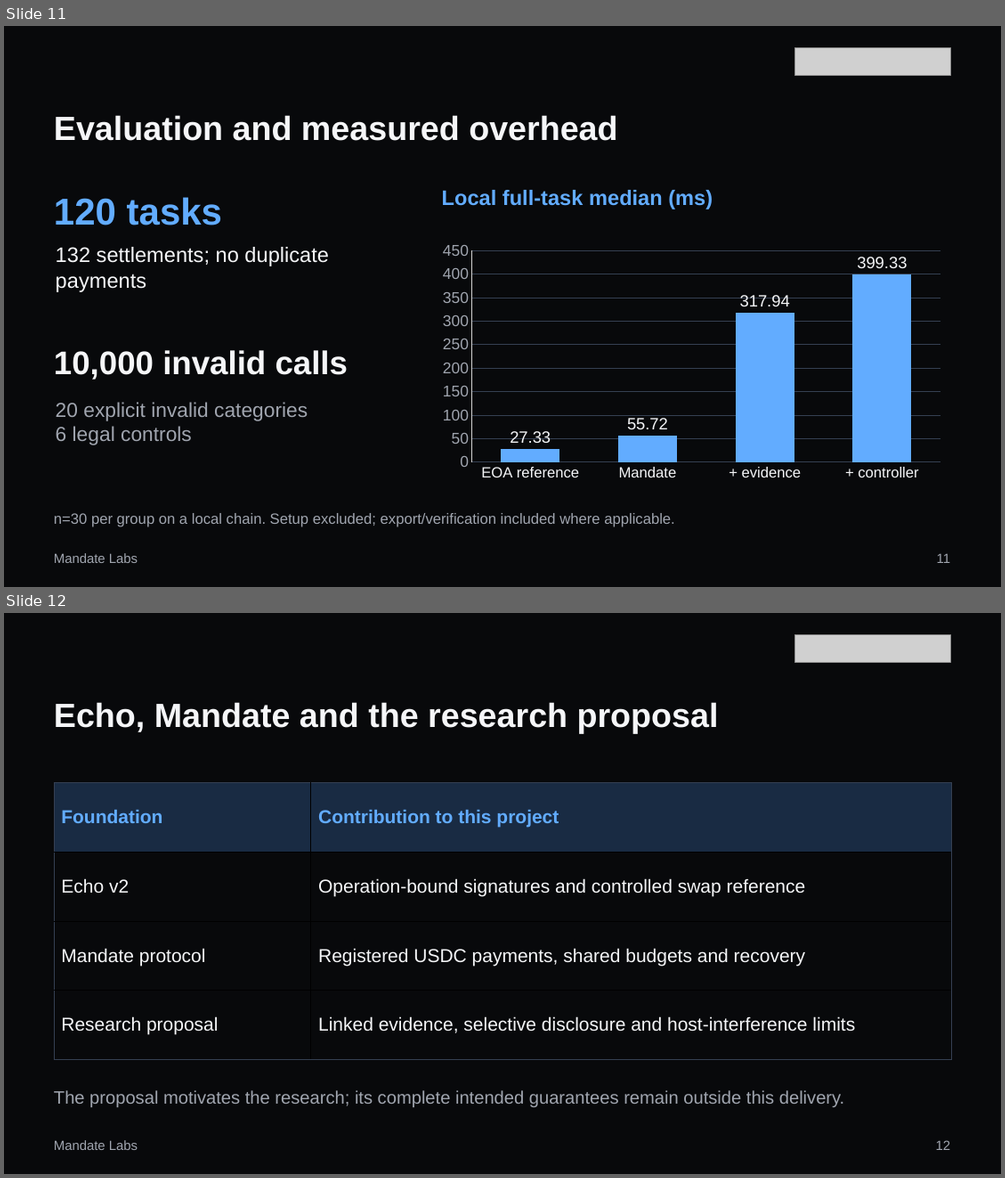
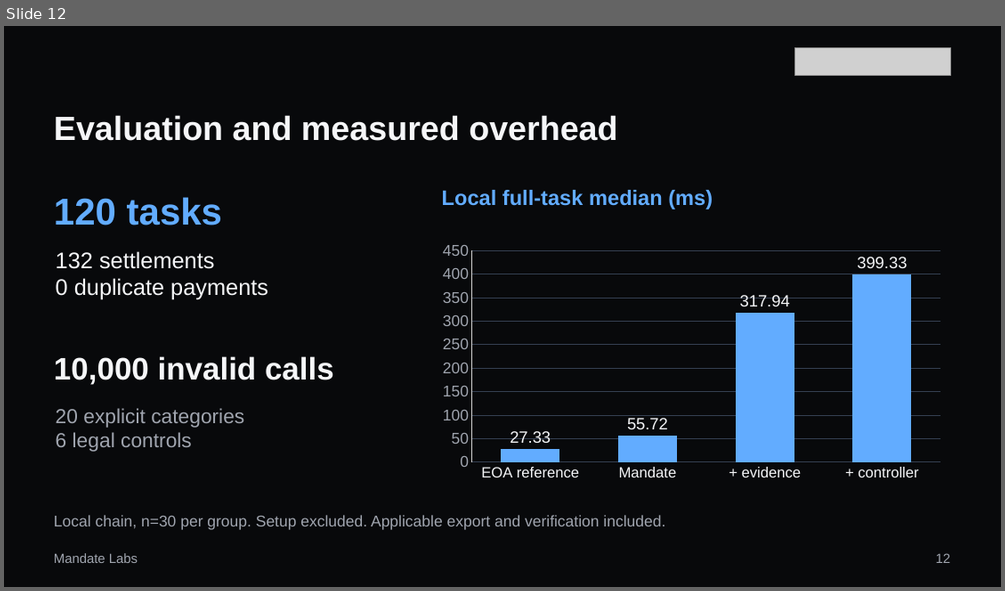
Before and after one commit to MandateLabs666/mandate-wallet, a slide deck: competition/submission-2026-10-20/presentation/mandate-wallet-10min-final.pptx. Shown one above the other, each under a label of ours: slides 11 and 12 before the commit, slide 12 after it. The pictures are 1005x1178 and 1005x591 pixels, drawn with LibreOffice and Linux fonts; fonts in the diff are those of the drawing; grey boxes stand for pictures. Boxes give left, top, right and bottom in pixels: in the first picture for what was removed or moved away, otherwise in the second. Text is boxed around its words. In the diff, an @@ line names an element or a change of style, - is before the commit and + after.

```diff
--- a/competition/submission-2026-10-20/presentation/mandate-wallet-10min-final.pptx
+++ b/competition/submission-2026-10-20/presentation/mandate-wallet-10min-final.pptx
@@ slide 12 removed at bbox=[4, 613, 1001, 1174], background #08090B @@
@@ picture removed at bbox=[794, 634, 950, 662] @@
@@ text removed at bbox=[54, 702, 719, 734] @@
-Echo, Mandate and the research proposal
@@ table removed at bbox=[54, 783, 952, 1060], 4 rows, 2 columns @@
-Foundation | Contribution to this project
-Echo v2 | Operation-bound signatures and controlled swap reference
-Mandate protocol | Registered USDC payments, shared budgets and recovery
-Research proposal | Linked evidence, selective disclosure and host-interference limits
@@ text removed at bbox=[54, 1090, 844, 1107] @@
-The proposal motivates the research; its complete intended guarantees remain outside this delivery.
@@ text removed at bbox=[54, 1140, 138, 1150] @@
-Mandate Labs
@@ text removed at bbox=[936, 1140, 951, 1150] @@
-12
@@ what was slide 11 is now slide 12 @@
@@ slide 12 changed as well @@
@@ text at bbox=[56, 251, 268, 300]: text changed; size 20.2 to 21.8 pt @@
-132 settlements; no duplicate payments
+132 settlements
+0 duplicate payments
@@ text "10,000 invalid calls": place and size @@
-text "10,000 invalid calls" at bbox=[54, 350, 348, 379]
+text "10,000 invalid calls" at bbox=[54, 356, 334, 385]
@@ text "10,000 invalid calls" at bbox=[54, 356, 334, 385]: size 31.5 to 30 pt @@
@@ text at bbox=[56, 408, 244, 427]: text changed @@
-20 explicit invalid categories
+20 explicit categories
@@ text at bbox=[54, 515, 665, 530]: text changed; size 14.2 to 15 pt @@
-n=30 per group on a local chain. Setup excluded; export/verification included where applicable.
+Local chain, n=30 per group. Setup excluded. Applicable export and verification included.
@@ text at bbox=[936, 553, 951, 563]: text changed @@
-11
+12
```
Also in this commit, not shown: 6 other slides changed, 6 slides added, 5 other slides removed, 13 other files.
